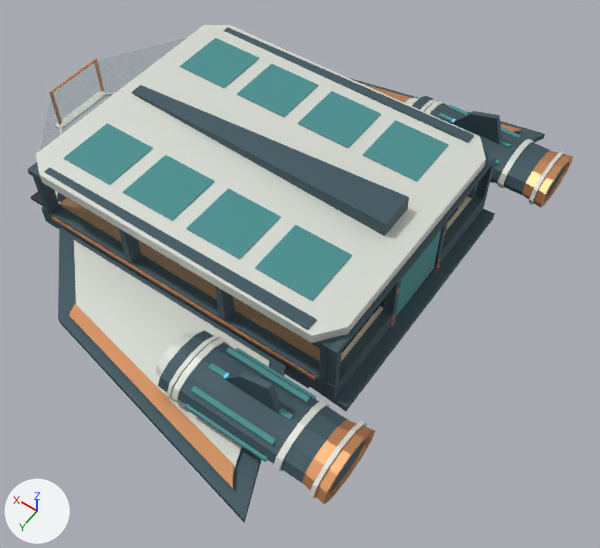
The glTF model client/assets/ship/export/salimon_phase0_ship.glb, before and after one commit.
Before and after are seen from a 50 mm camera at (-14.8, 16.6, 23.7) aimed at (-3.5, 0.8, -1.0). Arrows for +X, +Y and +Z are at lower left; the lights stay in place. The picture after the commit comes second. Where no turn or scale is listed for an object, it has been applied to the vertices.

The older version as bpy lines, for what is in view:
```python
ob_cockpit_window_frame = bpy.data.objects.new('Cockpit_Window_Frame', me_cockpit_window_frame)
ob_cockpit_window_frame.location = (0.0, 0.0, 0.0)
ob_door_frame = bpy.data.objects.new('Door_Frame', me_door_frame)
ob_door_frame.location = (0.0, 0.0, 0.0)
ob_engine_port_nozzle = bpy.data.objects.new('Engine_Port_Nozzle', me_engine_port_nozzle)
ob_engine_port_nozzle.location = (0.0, 0.0, 0.0)
ob_engine_starboard_nozzle = bpy.data.objects.new('Engine_Starboard_Nozzle', me_engine_starboard_nozzle)
ob_engine_starboard_nozzle.location = (0.0, 0.0, 0.0)
ob_exit_door = bpy.data.objects.new('Exit_Door', me_exit_door)
ob_exit_door.location = (0.0, 0.0, 0.0)
ob_hull_belly = bpy.data.objects.new('Hull_Belly', me_hull_belly)
ob_hull_belly.location = (0.0, 0.0, 0.0)
ob_hull_starboard_stripe = bpy.data.objects.new('Hull_Starboard_Stripe', me_hull_starboard_stripe)
ob_hull_starboard_stripe.location = (0.0, 0.0, 0.0)
ob_wing_port_accent = bpy.data.objects.new('Wing_Port_Accent', me_wing_port_accent)
ob_wing_port_accent.location = (0.0, 0.0, 0.0)
ob_wing_starboard_accent = bpy.data.objects.new('Wing_Starboard_Accent', me_wing_starboard_accent)
ob_wing_starboard_accent.location = (0.0, 0.0, 0.0)
# also in view: 'Engine_Starboard_Swept_Fin' at (-6.0, 7.1, 1.7); 'Engine_Starboard' at (-6.2, 7.1, 1.1); 'Roof_Service_Panels' at (-1.1, 0.0, 3.3); 'Engine_Port' at (-6.2, -7.1, 1.1); 'Hull_Starboard_Side' at (-1.2, 4.8, 1.6)
```
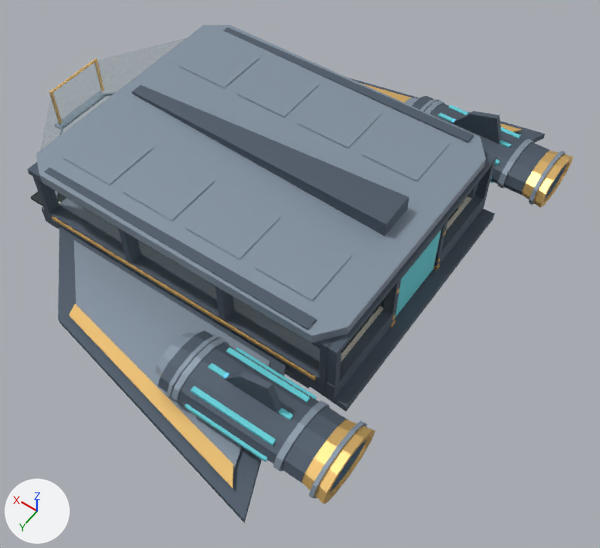
What differs and where, as boxes (x1, y1, x2, y2) in the pictures (600 x 548 px):
'Hull_Roof', recoloured (light grey to greyish blue): (36, 25, 486, 343) in both
'Roof_Service_Panels', recoloured (cyan to greyish blue): (64, 38, 449, 301) in both
'Wing_Starboard_Armor', recoloured (darker): (74, 240, 270, 473) in both
'Wing_Starboard_Accent', recoloured: (69, 304, 234, 488) in both
'Engine_Starboard_Nozzle', recoloured (orange to beige): (302, 419, 375, 504) in both
'Engine_Starboard_Cooling_Fins', recoloured: (185, 347, 316, 462) in both
'Engine_Starboard_Bands', recoloured: (171, 338, 367, 498) in both
'Engine_Port_Nozzle', recoloured: (522, 151, 573, 208) in both
'Exit_Door', recoloured (lighter): (395, 229, 442, 317) in both
'Hull_Starboard_Stripe', recoloured: (52, 216, 316, 381) in both
'Engine_Starboard_Intake_Cowl', recoloured (light grey to greyish blue): (155, 332, 222, 397) in both
'Engine_Port_Bands', recoloured: (425, 100, 566, 205) in both
'Engine_Port_Cooling_Fins', recoloured: (438, 105, 521, 183) in both
'Wing_Port_Accent', recoloured: (361, 83, 522, 132) in both
'Cockpit_Window_Frame', recoloured: (49, 58, 97, 97) in both
'Engine_Port_Intake_Cowl', recoloured: (405, 98, 439, 111) in both
'Door_Frame', recoloured: (391, 228, 446, 328) in both

Diff of the bpy script that builds the scene:
```diff
--- a/client/assets/ship/export/salimon_phase0_ship.glb.py
+++ b/client/assets/ship/export/salimon_phase0_ship.glb.py
@@ mat_copper_accent @@
 mat_copper_accent = principled_material('Copper Accent')
-mat_copper_accent.base_color = (0.66, 0.3, 0.13)  # orange #d49565
+mat_copper_accent.base_color = (0.83, 0.53, 0.18)  # beige #ebc076
 mat_copper_accent.metallic = 0.62
@@ mat_hull_ceramic @@
 mat_hull_ceramic = principled_material('Hull Ceramic')
-mat_hull_ceramic.base_color = (0.72, 0.75, 0.69)  # light grey #dde1d8
+mat_hull_ceramic.base_color = (0.24, 0.3, 0.37)  # greyish blue #8695a4
 mat_hull_ceramic.metallic = 0.2
@@ mat_petrol_teal @@
 mat_petrol_teal = principled_material('Petrol Teal')
-mat_petrol_teal.base_color = (0.07, 0.29, 0.29)  # cyan #4b9393
+mat_petrol_teal.base_color = (0.14, 0.65, 0.72)  # cyan #69d3dd
 mat_petrol_teal.metallic = 0.15
@@ me_roof_service_panels @@
 me_roof_service_panels.from_pydata(...)  # 64 vertices, 96 faces; spans x -6.4..4.2, y -4.2..4.2, z 3.31..3.35
-me_roof_service_panels.materials.append(mat_petrol_teal)  # cyan #4b9393
+me_roof_service_panels.materials.append(mat_hull_ceramic)  # greyish blue #8695a4
```
